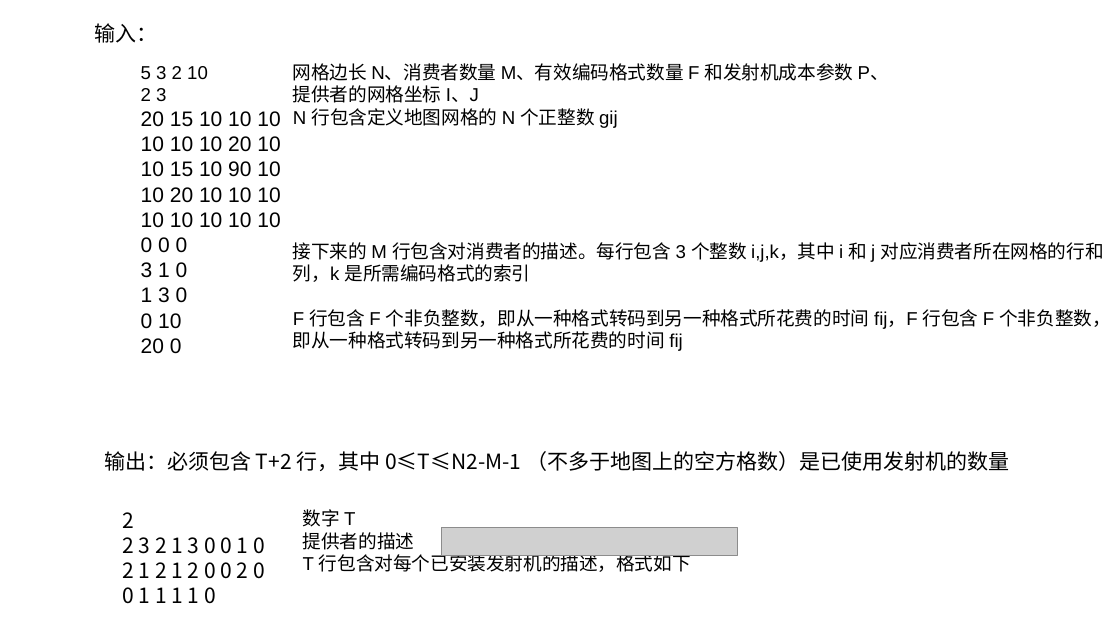
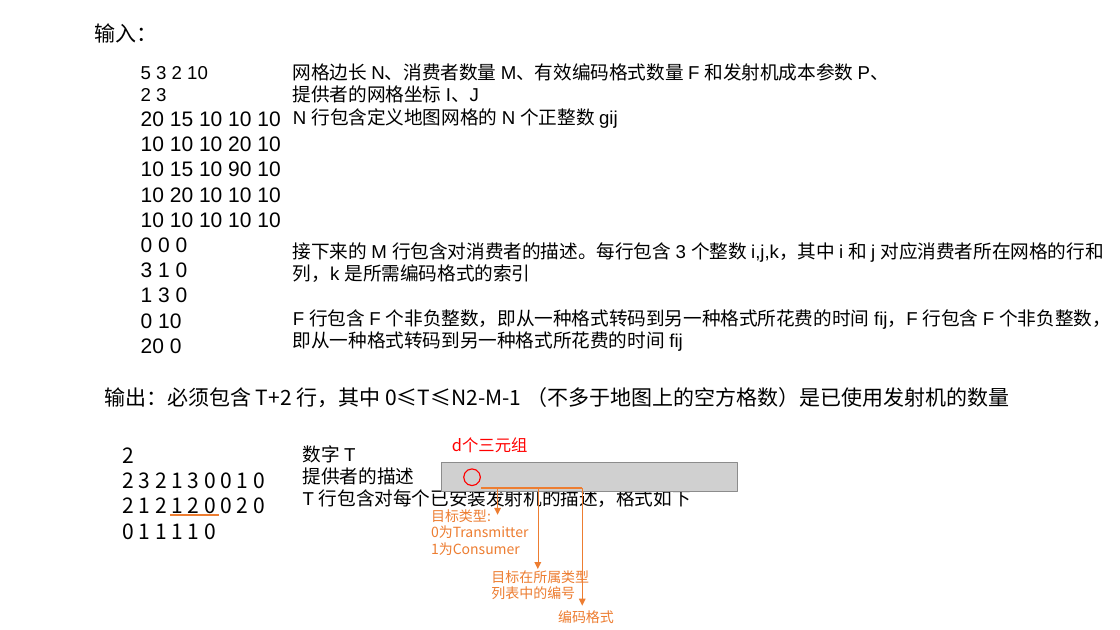
Before and after one commit to HuangDDU/hzy_algorithm, a slide deck: slide 2 of huawei/示例输入输出.pptx. Drawn at 1120x630 pixels with LibreOffice and Linux fonts; fonts in the diff are those of the drawing; grey boxes stand for pictures. Boxes give left, top, right and bottom in pixels: in the first picture for what was removed or moved away, otherwise in the second. Text is boxed around its words. In the diff, an @@ line names an element or a change of style, - is before the commit and + after.

```diff
--- a/huawei/示例输入输出.pptx
+++ b/huawei/示例输入输出.pptx
@@ 3 texts, 1 picture: place and size @@
-3 texts, 1 picture at (104, 451, 1009, 604)
+3 texts, 1 picture at (104, 387, 1009, 540)
@@ text added at (452, 437, 528, 453), 14 pt, text #FF0000 @@
+d个三元组
@@ line added from (171, 515) to (219, 515), #ED7D31 1.5 pt @@
@@ group added at (431, 469, 614, 623): 3 arrows, 3 texts, 1 line, 1 ellipse @@
+目标类型:
+0为Transmitter
+1为Consumer
+目标在所属类型列表中的编号
+编码格式
```
Also in this commit, not shown: 2 other slides changed, 1 other file.
